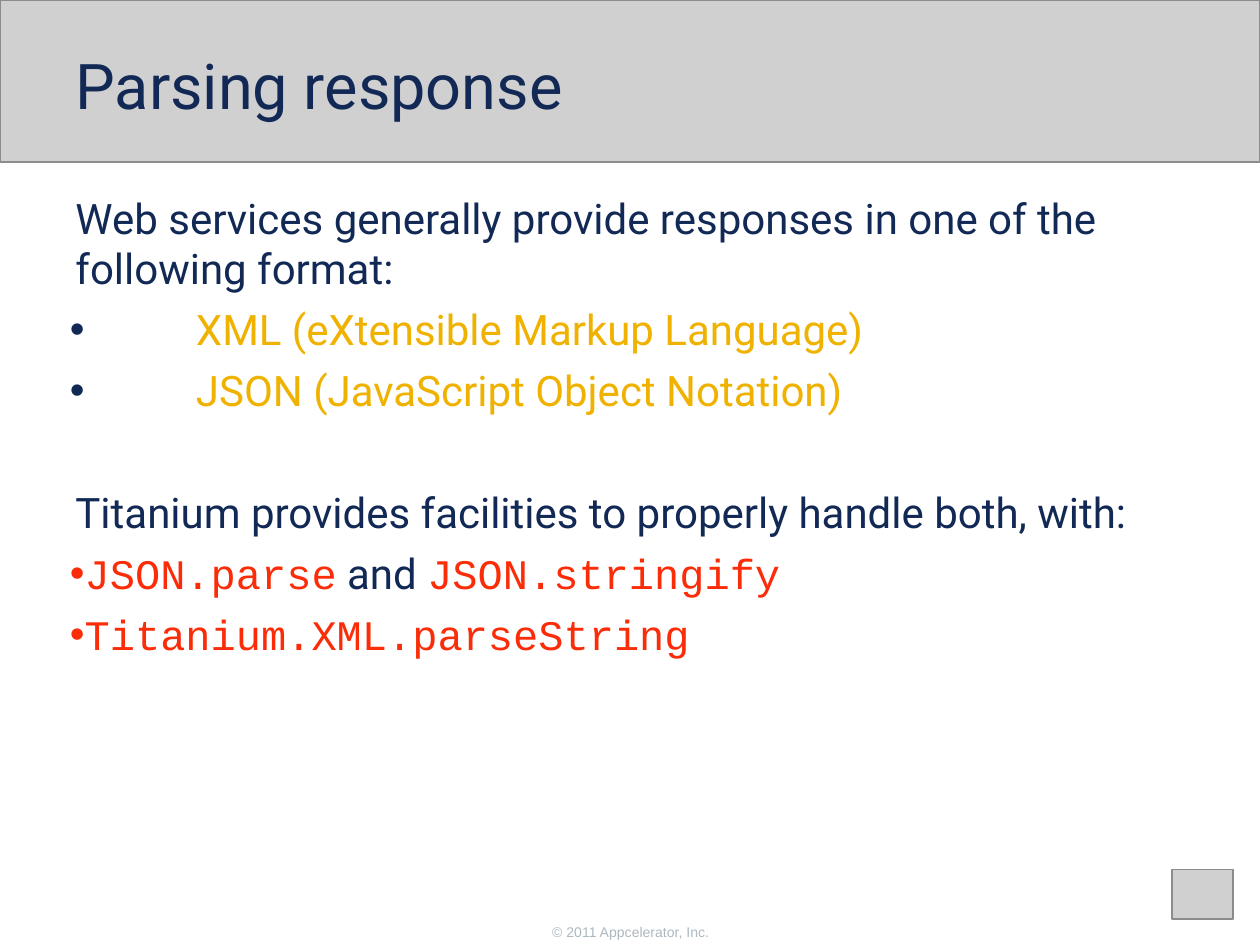
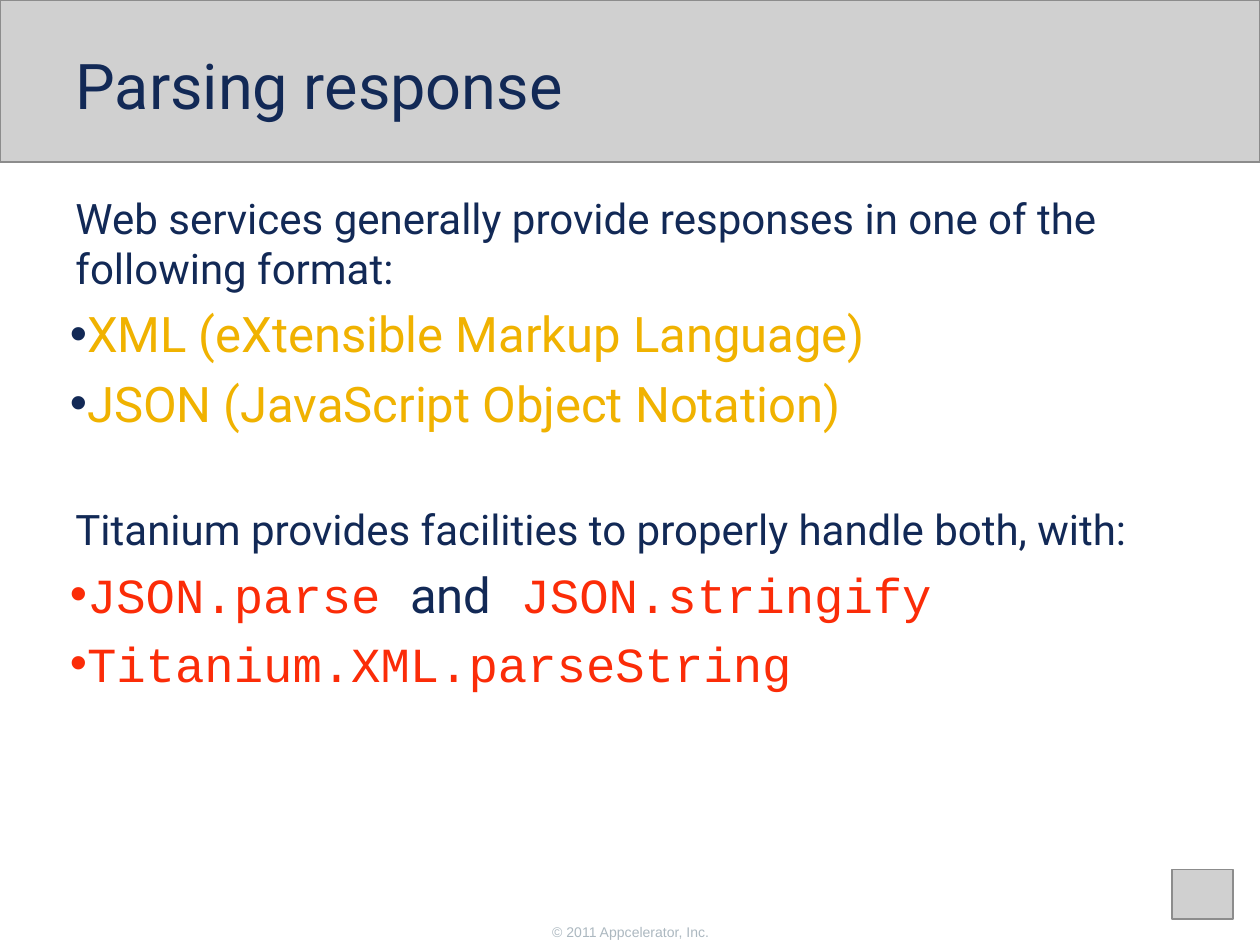
Before and after one commit to appcelerator-training-archive/tcad_certification, a slide deck: slide 11 of 260/260.ppt. Drawn at 1260x945 pixels with LibreOffice and Linux fonts; fonts in the diff are those of the drawing; grey boxes stand for pictures. Boxes give left, top, right and bottom in pixels: in the first picture for what was removed or moved away, otherwise in the second. Text is boxed around its words. In the diff, an @@ line names an element or a change of style, - is before the commit and + after.

```diff
--- a/260/260.ppt
+++ b/260/260.ppt
@@ text at (87,313,932,693): size 24 to 28 pt in "XML (eXtensible Markup Language)", "JSON (JavaScript Object Notation)", "JSON.parse and JSON.stringify", "Titanium.XML.parseString" @@
```
Also in this commit, not shown: 5 other slides changed.
